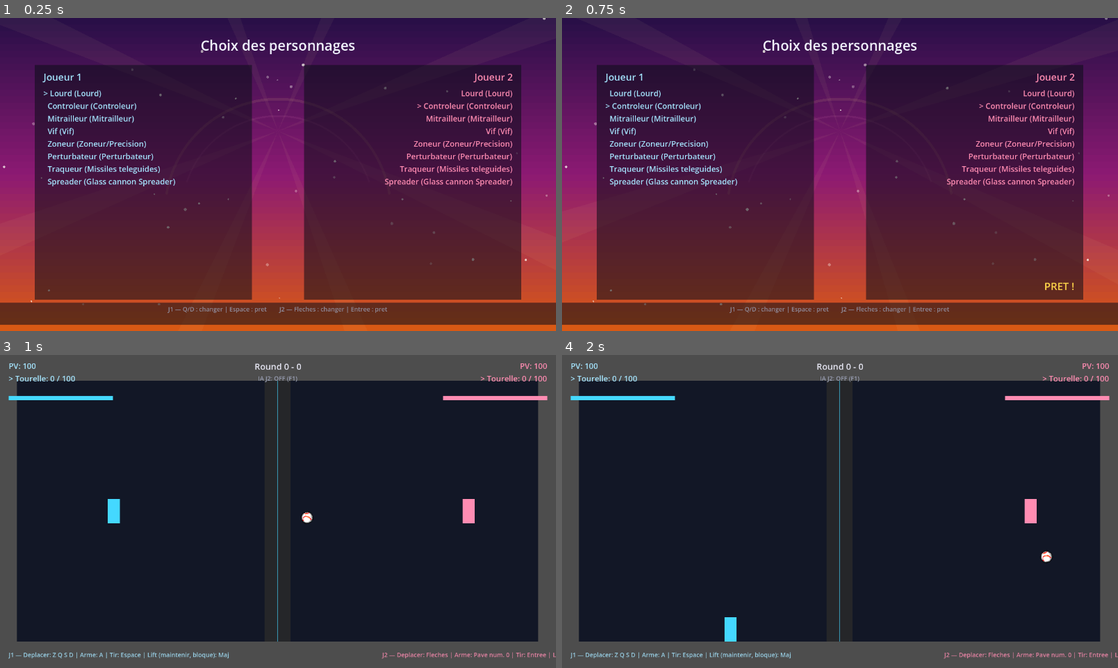
Above: before the commit, frames 1-4 (two rows, left to right).
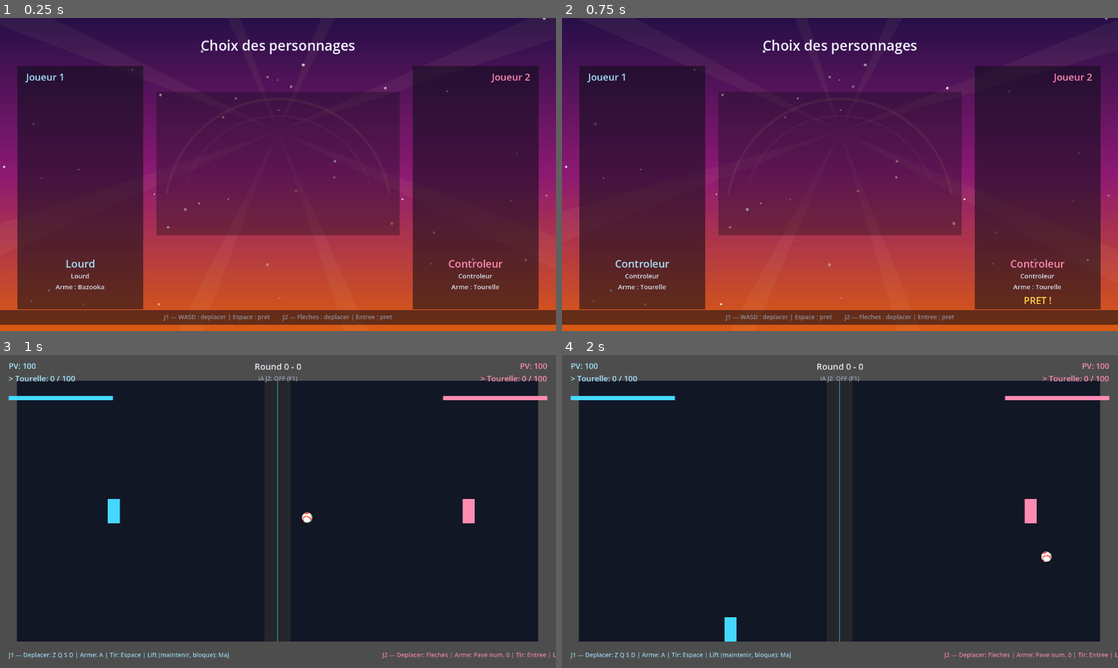
Above: after the commit, the same moments.

Repository: Shakkam/seek_destroy_reflect
Game: Godot game, scene res://scenes/CharacterSelect.tscn
Two runs of this game, one before a commit and one after it. Both use one fixed random seed, a clock stepped at 60 frames per second and the inputs below. This scene is started directly instead of the project's main scene.
Inputs:
- Up to frame 1 (0.25 s): no input
- Up to frame 2 (0.75 s): tap Enter at 0.5 s; hold D from 0.53 s (still down); hold Enter from 0.53 s (still down)
- Up to frame 3 (1 s): keep holding D; keep holding Enter; tap Space at 0.77 s
- Up to frame 4 (2 s): release D at 1.28 s; release Enter at 1.28 s; hold S from 1.28 s (still down); tap T at 1.35 s; tap Space at 1.52 s

The runs differ from the first frame. In frame 1, 35% of the frame differs, in the area x 0-100%, y 14-97%; in frame 2, 36%; in frame 3, nothing differs; in frame 4, nothing differs.

Commit message:
Character-select: real SF2-style grid, not a scrolling text list
Camil: "ben on avait dit 2 lignes de 4 persos (portraits) et quand on
passe sur un perso, sa description arrive, avec image full... A gauche
pour J1, a droite pour J2. Comme street fighter 2 en fait" - the previous
pass gave the screen a mood-board background but kept the old plain-text
roster list, missing the actual layout ask entirely.

- Shared 2x4 portrait grid (row-major, matches CHARACTERS' order) both
  players' cursors move over independently - P1: WASD (added W/S for
  vertical, D/A already existed), P2: arrow keys (added up/down). Two
  cursors can land on the same cell (different ring radius so neither is
  hidden).
- Whichever character a player's cursor sits on drives that player's own
  side panel: name, archetype + weapon (kit[0].display_name), and a big
  ~2:3 full-image placeholder - left for P1, right for P2, per the GDD's
  'grande image' 256x384 ratio.
- Every placeholder (grid thumbnail + big image) is accent-tinted per the
  GDD's character-portrait prompt table (Traqueur cyan, Lourd red-orange,
  etc.) with a big initial letter, and the big image is explicitly labeled
  '(placeholder - image a venir)' so it reads as a slot waiting for the
  real Gemini art, not a finished screen.
- All drawn via _draw() (rects/arcs/text), no imported textures - same
  convention as CampaignMapNode; the gradient/sunburst backdrop from the
  previous commit is untouched underneath.

Verified: smoke_test.gd 0 failures, campaign_setup_check.tscn all PASS
(including the CharacterSelect confirm_prev carryover-guard check), scene
boots clean headless.

Co-Authored-By: Claude Sonnet 5 <noreply@anthropic.com>

Diff:
--- a/godot_project/nodes/character_select_node.gd
+++ b/godot_project/nodes/character_select_node.gd
@@ -5,8 +5,21 @@
 ## "ready?" gate (Epic 1's MatchArenaNode). Both players pick independently
 ## and locally (no networking — that's Epic 3); picks are handed off to
 ## MatchArena via the MatchSetup autoload.
-
-const CHARACTERS := [ # of CharacterData — order matches the Epic 2 roster table
+##
+## 2026-08-12 redesign (Camil: "on avait dit 2 lignes de 4 persos
+## (portraits) et quand on passe sur un perso, sa description arrive, avec
+## image full ... Comme street fighter 2 en fait") — replaces the old
+## scrolling text-list version. One shared 2x4 portrait grid (row-major,
+## matches CHARACTERS' order); P1 and P2 move independent cursors over the
+## SAME grid (own color each, can land on the same cell). Whichever
+## character a player's cursor is on drives that player's side preview
+## panel (name/archetype/weapon + a big full-body placeholder — real art
+## drops in once Gemini renders land, see the GDD's character-portrait
+## prompt table). No external art yet, so portraits/big image are drawn
+## placeholders (accent-tinted box + big initial), same "_draw() shapes,
+## no imported textures" convention as CampaignMapNode.
+
+const CHARACTERS := [ # of CharacterData — order matches the Epic 2 roster table AND the grid's row-major layout (row = i/GRID_COLS, col = i%GRID_COLS)
 	preload("res://data/characters/lourd.tres"),
 	preload("res://data/characters/controleur.tres"),
 	preload("res://data/characters/mitrailleur.tres"),
@@ -17,11 +30,39 @@
 	preload("res://data/characters/mini.tres"),
 ]
 
+# Per-character accent color, from the GDD's character-portrait prompt
+# table ("Accent" column) — used to tint the placeholder art until the
+# real Gemini-generated portraits/big images are dropped in.
+const ACCENT_COLORS := {
+	"lourd": Color(0.85, 0.4, 0.15),
+	"controleur": Color(0.6, 0.63, 0.68),
+	"mitrailleur": Color(0.65, 0.78, 0.88),
+	"vif": Color(0.15, 0.55, 1.0),
+	"zoneur": Color(0.25, 0.9, 0.45),
+	"perturbateur": Color(0.6, 0.5, 0.9),
+	"missiles": Color(0.2, 0.85, 0.9), # Traqueur
+	"mini": Color(1.0, 0.85, 0.2), # Spreader
+}
+
+const GRID_COLS := 4
+const GRID_ROWS := 2
+const CELL_SIZE := 110.0
+const CELL_GAP := 22.0
+const GRID_ORIGIN := Vector2(388.0, 200.0) # top-left of cell (0,0)
+
+const P1_COLOR := Color(0.65, 0.9, 1, 1)
+const P2_COLOR := Color(1, 0.55, 0.7, 1)
+
+const BIG_IMAGE_P1_RECT := Rect2(60.0, 165.0, 250.0, 375.0) # left preview panel, ~2:3 per the GDD's "grande image" ratio
+const BIG_IMAGE_P2_RECT := Rect2(970.0, 165.0, 250.0, 375.0) # right preview panel, mirrored
+
 const GAMEPAD_STICK_DEADZONE := 0.25
 const GAMEPAD_TRIGGER_THRESHOLD := 0.4
 
-@onready var p1_list: Label = $P1List
-@onready var p2_list: Label = $P2List
+@onready var p1_name_label: Label = $P1Name
+@onready var p2_name_label: Label = $P2Name
+@onready var p1_desc_label: Label = $P1Desc
+@onready var p2_desc_label: Label = $P2Desc
 @onready var p1_status: Label = $P1Status
 @onready var p2_status: Label = $P2Status
 
@@ -30,8 +71,8 @@
 var _p1_confirmed := false
 var _p2_confirmed := false
 
-var _p1_move_prev := 0.0
-var _p2_move_prev := 0.0
+var _p1_move_prev := Vector2.ZERO
+var _p2_move_prev := Vector2.ZERO
 # Seeded true — same fix as CampaignMapNode (2026-08-08 bug report): P1's
 # confirm key here (Space) is the same key used to arrive from TitleScreen,
 # so a held-over press could instantly auto-confirm P1 on index 0 before
@@ -39,11 +80,14 @@
 # never (mis)fire; it settles to the real state once actually released.
 var _p1_confirm_prev := true
 var _p2_confirm_prev := true
+var _pulse_time := 0.0
 
 func _ready() -> void:
 	_refresh_labels()
 
-func _process(_delta: float) -> void:
+func _process(delta: float) -> void:
+	_pulse_time += delta
+	queue_redraw() # cheap: a handful of rects/circles + a couple of labels' worth of text
 	if not _p1_confirmed:
 		_process_player(1)
 	if not _p2_confirmed:
@@ -53,28 +97,43 @@
 
 func _process_player(player_index: int) -> void:
 	var device := player_index - 1
-	var move := 0.0
+	var move := Vector2.ZERO
 	if player_index == 1:
 		if Input.is_physical_key_pressed(KEY_D):
-			move += 1.0
+			move.x += 1.0
 		if Input.is_physical_key_pressed(KEY_A):
-			move -= 1.0
+			move.x -= 1.0
+		if Input.is_physical_key_pressed(KEY_S):
+			move.y += 1.0
+		if Input.is_physical_key_pressed(KEY_W):
+			move.y -= 1.0
 	else:
 		if Input.is_physical_key_pressed(KEY_RIGHT):
-			move += 1.0
+			move.x += 1.0
 		if Input.is_physical_key_pressed(KEY_LEFT):
-			move -= 1.0
-	var stick_x := Input.get_joy_axis(device, JOY_AXIS_LEFT_X)
-	if absf(stick_x) > GAMEPAD_STICK_DEADZONE:
-		move = stick_x
+			move.x -= 1.0
+		if Input.is_physical_key_pressed(KEY_DOWN):
+			move.y += 1.0
+		if Input.is_physical_key_pressed(KEY_UP):
+			move.y -= 1.0
+	var stick := Vector2(Input.get_joy_axis(device, JOY_AXIS_LEFT_X), Input.get_joy_axis(device, JOY_AXIS_LEFT_Y))
+	if stick.length() > GAMEPAD_STICK_DEADZONE:
+		move = stick
 
 	var move_prev := _p1_move_prev if player_index == 1 else _p2_move_prev
-	if absf(move) > 0.5 and absf(move_prev) <= 0.5:
-		var step := 1 if move > 0.0 else -1
+	var index := _p1_index if player_index == 1 else _p2_index
+	var moved := false
+	if absf(move.x) > 0.5 and absf(move_prev.x) <= 0.5:
+		index = _step_grid(index, 1 if move.x > 0.0 else -1, 0)
+		moved = true
+	if absf(move.y) > 0.5 and absf(move_prev.y) <= 0.5:
+		index = _step_grid(index, 1 if move.y > 0.0 else -1, 1)
+		moved = true
+	if moved:
 		if player_index == 1:
-			_p1_index = wrapi(_p1_index + step, 0, CHARACTERS.size())
+			_p1_index = index
 		else:
-			_p2_index = wrapi(_p2_index + step, 0, CHARACTERS.size())
+			_p2_index = index
 		_refresh_labels()
 	if player_index == 1:
 		_p1_move_prev = move
@@ -102,17 +161,80 @@
 	else:
 		_p2_confirm_prev = confirm
 
+## Moves one cell along a single axis (row or col), wrapping — grid nav is
+## 2D (SF2-style) instead of the old 1D left/right cycle.
+func _step_grid(index: int, step: int, axis: int) -> int:
+	var col := index % GRID_COLS
+	var row := index / GRID_COLS
+	if axis == 0:
+		col = wrapi(col + step, 0, GRID_COLS)
+	else:
+		row = wrapi(row + step, 0, GRID_ROWS)
+	return row * GRID_COLS + col
+
 func _refresh_labels() -> void:
-	p1_list.text = _roster_text(_p1_index)
-	p2_list.text = _roster_text(_p2_index)
-
-func _roster_text(selected_index: int) -> String:
-	var lines := []
+	var p1_character: CharacterData = CHARACTERS[_p1_index]
+	var p2_character: CharacterData = CHARACTERS[_p2_index]
+	p1_name_label.text = p1_character.display_name
+	p2_name_label.text = p2_character.display_name
+	p1_desc_label.text = _describe(p1_character)
+	p2_desc_label.text = _describe(p2_character)
+
+func _describe(character: CharacterData) -> String:
+	var weapon_name := "?"
+	if not character.kit.is_empty():
+		weapon_name = character.kit[0].display_name
+	return "%s\nArme : %s" % [character.archetype, weapon_name]
+
+func _cell_position(index: int) -> Vector2:
+	var col := index % GRID_COLS
+	var row := index / GRID_COLS
+	return GRID_ORIGIN + Vector2(col * (CELL_SIZE + CELL_GAP), row * (CELL_SIZE + CELL_GAP))
+
+func _draw() -> void:
 	for i in CHARACTERS.size():
-		var character: CharacterData = CHARACTERS[i]
-		var marker := "> " if i == selected_index else "  "
-		lines.append("%s%s (%s)" % [marker, character.display_name, character.archetype])
-	return "\n".join(lines)
+		_draw_grid_cell(i)
+	_draw_selection_ring(_cell_position(_p1_index), P1_COLOR, _p1_confirmed)
+	_draw_selection_ring(_cell_position(_p2_index), P2_COLOR, _p2_confirmed)
+	_draw_big_placeholder(BIG_IMAGE_P1_RECT, CHARACTERS[_p1_index])
+	_draw_big_placeholder(BIG_IMAGE_P2_RECT, CHARACTERS[_p2_index])
+
+func _draw_grid_cell(i: int) -> void:
+	var character: CharacterData = CHARACTERS[i]
+	var accent: Color = ACCENT_COLORS.get(character.id, Color(0.6, 0.6, 0.6))
+	var pos := _cell_position(i)
+	var rect := Rect2(pos, Vector2(CELL_SIZE, CELL_SIZE))
+	draw_rect(rect, Color(accent.r, accent.g, accent.b, 0.22), true)
+	draw_rect(rect, accent, false, 3.0)
+	_draw_placeholder_initial(character.display_name, pos + Vector2(CELL_SIZE, CELL_SIZE) / 2.0, 40, accent)
+	_draw_centered_text(character.display_name, pos + Vector2(CELL_SIZE / 2.0, CELL_SIZE + 16.0), 15, Color(0.9, 0.91, 0.97))
+
+## Two cursors can land on the same cell (both players eyeing the same
+## character) — rings are drawn at different radii so neither is ever
+## fully hidden behind the other.
+func _draw_selection_ring(pos: Vector2, color: Color, confirmed: bool) -> void:
+	var center := pos + Vector2(CELL_SIZE, CELL_SIZE) / 2.0
+	var base_radius := CELL_SIZE / 2.0 + (14.0 if color == P1_COLOR else 20.0)
+	var radius := base_radius if confirmed else base_radius + sin(_pulse_time * 4.0) * 4.0
+	draw_arc(center, radius, 0.0, TAU, 40, color, 3.0)
+
+func _draw_big_placeholder(rect: Rect2, character: CharacterData) -> void:
+	var accent: Color = ACCENT_COLORS.get(character.id, Color(0.6, 0.6, 0.6))
+	draw_rect(rect, Color(accent.r, accent.g, accent.b, 0.18), true)
+	draw_rect(rect, accent, false, 3.0)
+	_draw_placeholder_initial(character.display_name, rect.position + rect.size / 2.0, 90, accent)
+	_draw_centered_text("(placeholder — image a venir)", rect.position + Vector2(rect.size.x / 2.0, rect.size.y - 16.0), 12, Color(0.85, 0.86, 0.9, 0.7))
+
+func _draw_placeholder_initial(display_name: String, center: Vector2, font_size: int, color: Color) -> void:
+	var font := ThemeDB.fallback_font
+	var initial := display_name.substr(0, 1).to_upper()
+	var text_size := font.get_string_size(initial, HORIZONTAL_ALIGNMENT_CENTER, -1, font_size)
+	draw_string(font, center - text_size / 2.0 + Vector2(0.0, text_size.y * 0.35), initial, HORIZONTAL_ALIGNMENT_LEFT, -1, font_size, color)
+
+func _draw_centered_text(text: String, top_center: Vector2, font_size: int, color: Color) -> void:
+	var font := ThemeDB.fallback_font
+	var text_size := font.get_string_size(text, HORIZONTAL_ALIGNMENT_CENTER, -1, font_size)
+	draw_string(font, top_center - Vector2(text_size.x / 2.0, 0.0), text, HORIZONTAL_ALIGNMENT_LEFT, -1, font_size, color)
 
 func _start_match() -> void:
 	MatchSetup.p1_character = CHARACTERS[_p1_index]
--- a/godot_project/scenes/CharacterSelect.tscn
+++ b/godot_project/scenes/CharacterSelect.tscn
@@ -10,24 +10,32 @@
 script = ExtResource("2")
 
 [node name="P1Panel" type="ColorRect" parent="."]
-offset_left = 80.0
-offset_top = 108.0
-offset_right = 580.0
-offset_bottom = 648.0
+offset_left = 40.0
+offset_top = 110.0
+offset_right = 330.0
+offset_bottom = 670.0
 mouse_filter = 2
 color = Color(0.04, 0.05, 0.09, 0.55)
 
 [node name="P2Panel" type="ColorRect" parent="."]
-offset_left = 700.0
-offset_top = 108.0
-offset_right = 1200.0
-offset_bottom = 648.0
+offset_left = 950.0
+offset_top = 110.0
+offset_right = 1240.0
+offset_bottom = 670.0
 mouse_filter = 2
 color = Color(0.04, 0.05, 0.09, 0.55)
 
+[node name="GridPanel" type="ColorRect" parent="."]
+offset_left = 360.0
+offset_top = 170.0
+offset_right = 920.0
+offset_bottom = 500.0
+mouse_filter = 2
+color = Color(0.04, 0.05, 0.09, 0.35)
+
 [node name="HintPanel" type="ColorRect" parent="."]
 offset_left = 0.0
-offset_top = 655.0
+offset_top = 672.0
 offset_right = 1280.0
 offset_bottom = 706.0
 mouse_filter = 2
@@ -44,68 +52,90 @@
 text = "Choix des personnages"
 
 [node name="P1Title" type="Label" parent="."]
-offset_left = 100.0
+offset_left = 60.0
 offset_top = 120.0
-offset_right = 500.0
+offset_right = 310.0
 offset_bottom = 150.0
 theme_override_colors/font_color = Color(0.65, 0.9, 1, 1)
 theme_override_font_sizes/font_size = 22
 text = "Joueur 1"
 
-[node name="P1List" type="Label" parent="."]
-offset_left = 100.0
-offset_top = 160.0
-offset_right = 560.0
-offset_bottom = 560.0
+[node name="P1Name" type="Label" parent="."]
+offset_left = 60.0
+offset_top = 548.0
+offset_right = 310.0
+offset_bottom = 578.0
+horizontal_alignment = 1
 theme_override_colors/font_color = Color(0.65, 0.9, 1, 1)
-theme_override_font_sizes/font_size = 18
+theme_override_font_sizes/font_size = 24
+text = ""
+
+[node name="P1Desc" type="Label" parent="."]
+offset_left = 60.0
+offset_top = 582.0
+offset_right = 310.0
+offset_bottom = 630.0
+horizontal_alignment = 1
+theme_override_colors/font_color = Color(0.85, 0.9, 0.95, 1)
+theme_override_font_sizes/font_size = 15
 text = ""
 
 [node name="P1Status" type="Label" parent="."]
-offset_left = 100.0
-offset_top = 600.0
-offset_right = 560.0
-offset_bottom = 640.0
+offset_left = 60.0
+offset_top = 634.0
+offset_right = 310.0
+offset_bottom = 664.0
+horizontal_alignment = 1
 theme_override_colors/font_color = Color(1, 0.84, 0.29, 1)
-theme_override_font_sizes/font_size = 24
+theme_override_font_sizes/font_size = 22
 text = ""
 
 [node name="P2Title" type="Label" parent="."]
-offset_left = 780.0
+offset_left = 970.0
 offset_top = 120.0
-offset_right = 1180.0
+offset_right = 1220.0
 offset_bottom = 150.0
 horizontal_alignment = 2
 theme_override_colors/font_color = Color(1, 0.55, 0.7, 1)
 theme_override_font_sizes/font_size = 22
 text = "Joueur 2"
 
-[node name="P2List" type="Label" parent="."]
-offset_left = 720.0
-offset_top = 160.0
-offset_right = 1180.0
-offset_bottom = 560.0
-horizontal_alignment = 2
+[node name="P2Name" type="Label" parent="."]
+offset_left = 970.0
+offset_top = 548.0
+offset_right = 1220.0
+offset_bottom = 578.0
+horizontal_alignment = 1
 theme_override_colors/font_color = Color(1, 0.55, 0.7, 1)
-theme_override_font_sizes/font_size = 18
+theme_override_font_sizes/font_size = 24
+text = ""
+
+[node name="P2Desc" type="Label" parent="."]
+offset_left = 970.0
+offset_top = 582.0
+offset_right = 1220.0
+offset_bottom = 630.0
+horizontal_alignment = 1
+theme_override_colors/font_color = Color(0.85, 0.9, 0.95, 1)
+theme_override_font_sizes/font_size = 15
 text = ""
 
 [node name="P2Status" type="Label" parent="."]
-offset_left = 720.0
-offset_top = 600.0
-offset_right = 1180.0
-offset_bottom = 640.0
-horizontal_alignment = 2
+offset_left = 970.0
+offset_top = 634.0
+offset_right = 1220.0
+offset_bottom = 664.0
+horizontal_alignment = 1
 theme_override_colors/font_color = Color(1, 0.84, 0.29, 1)
-theme_override_font_sizes/font_size = 24
+theme_override_font_sizes/font_size = 22
 text = ""
 
 [node name="HintLabel" type="Label" parent="."]
 offset_left = 0.0
-offset_top = 660.0
+offset_top = 678.0
 offset_right = 1280.0
-offset_bottom = 700.0
+offset_bottom = 706.0
 horizontal_alignment = 1
 theme_override_colors/font_color = Color(0.6, 0.62, 0.7, 0.85)
 theme_override_font_sizes/font_size = 14
-text = "J1 — Q/D : changer | Espace : pret        J2 — Fleches : changer | Entree : pret"
+text = "J1 — WASD : deplacer | Espace : pret        J2 — Fleches : deplacer | Entree : pret"
